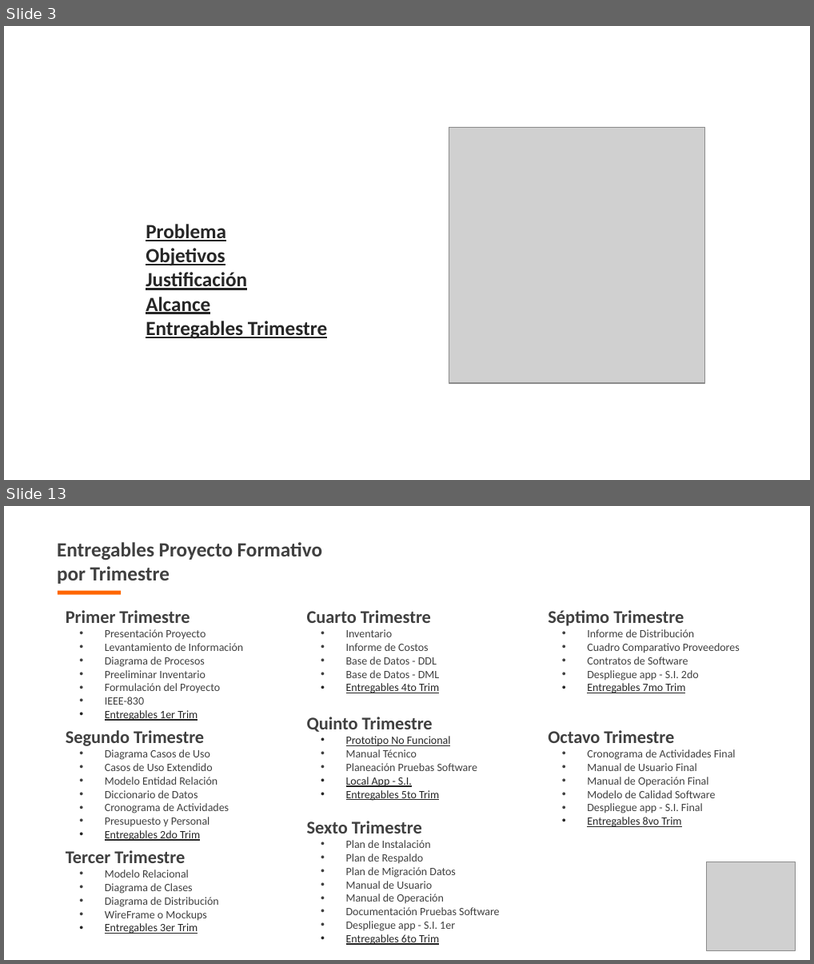
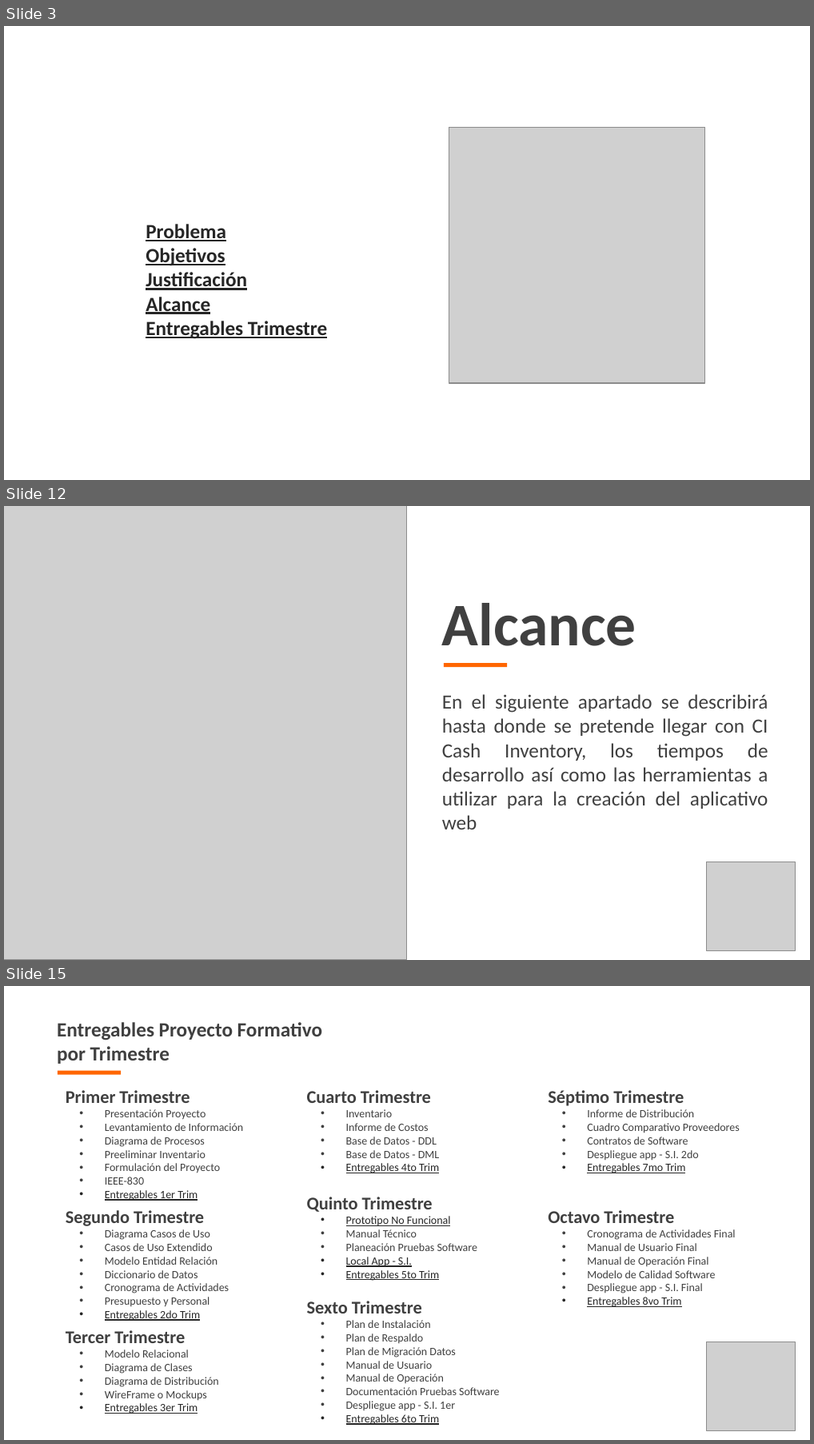
Before and after one commit to bsgaleano20/proyecto_tec_adsi, a slide deck: app/app_documentacion/1er_trim/1_1_1_presentacion_proyecto.pptx. Shown one above the other, each under a label of ours: slides 3 and 13 before the commit, slides 3, 12 and 15 after it; the slides between them are not shown. The pictures are 814x964 and 814x1444 pixels, drawn with LibreOffice and Linux fonts; fonts in the diff are those of the drawing; grey boxes stand for pictures; background and template pictures are left out. Boxes give left, top, right and bottom in pixels: in the first picture for what was removed or moved away, otherwise in the second. Text is boxed around its words. In the diff, an @@ line names an element or a change of style, - is before the commit and + after.

```diff
--- a/app/app_documentacion/1er_trim/1_1_1_presentacion_proyecto.pptx
+++ b/app/app_documentacion/1er_trim/1_1_1_presentacion_proyecto.pptx
@@ slide 12 added at box(4, 506, 810, 960), background picture (left out) @@
@@ picture added at box(4, 506, 407, 959) @@
@@ text added at box(442, 603, 637, 646), 54 pt, text #404040, bold @@
+Alcance
@@ rectangle added at box(444, 664, 508, 668), fill #FF6600 @@
@@ text added at box(442, 694, 769, 829), 18 pt, text #404040 @@
+En el siguiente apartado se describirá hasta donde se pretende llegar con CI Cash Inventory, los tiempos de desarrollo así como las herramientas a utilizar para la creación del aplicativo web
@@ picture added at box(706, 862, 795, 950) @@
@@ what was slide 13 is now slide 15 @@
```
Also in this commit, not shown: 7 slides changed, 5 other slides added, 3 slides removed, 8 other files.
